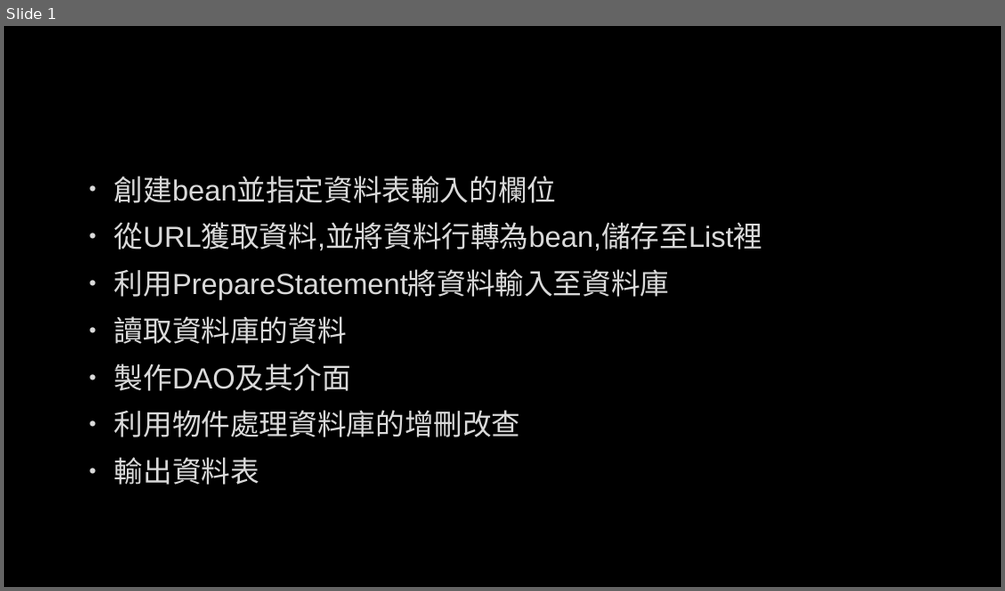
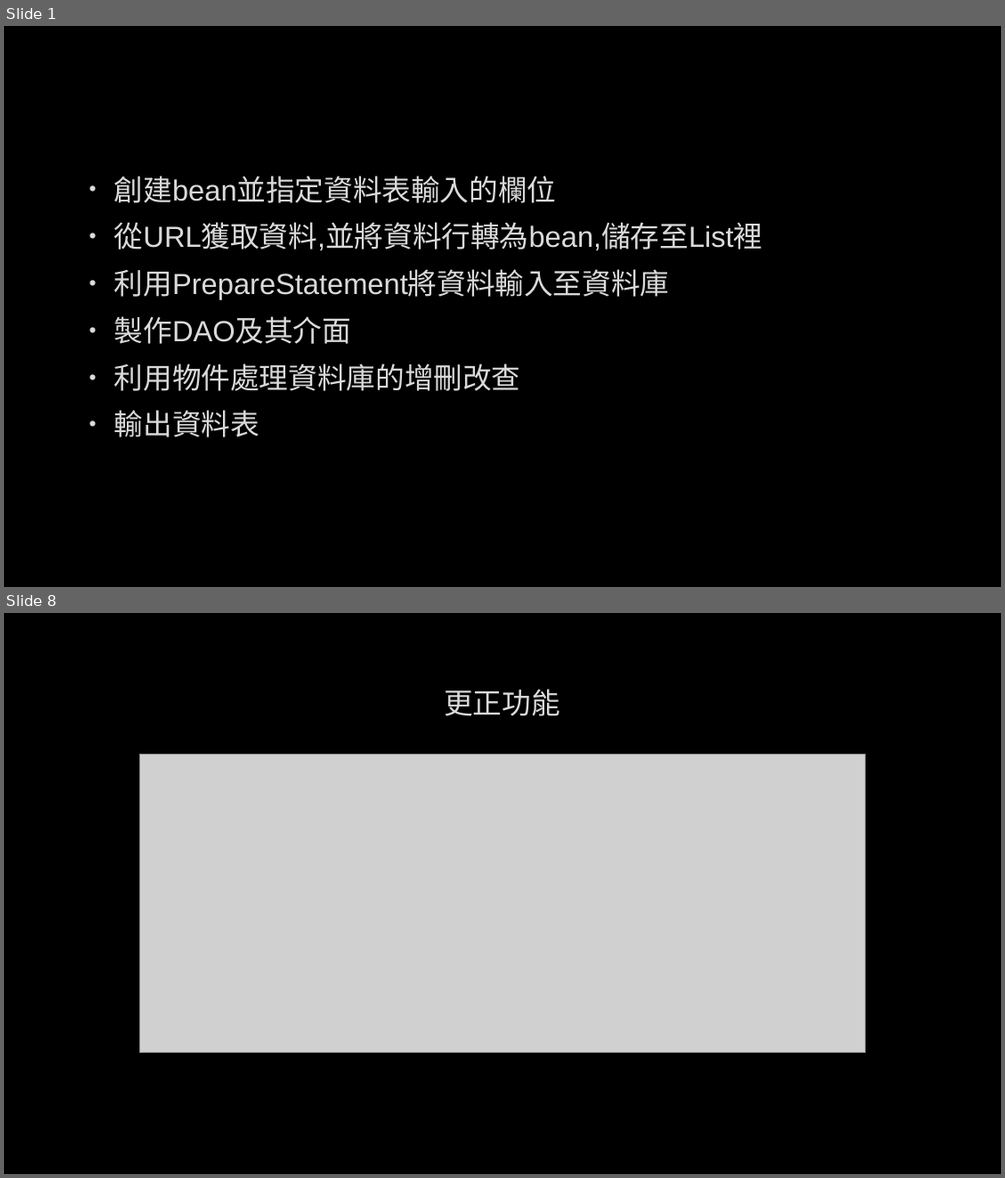
Before and after one commit to kenny132652/midterm, a slide deck: 期中.pptx. Shown one above the other, each under a label of ours: slide 1 before the commit, slides 1 and 8 after it; the slides between them are not shown. The pictures are 1005x591 and 1005x1178 pixels, drawn with LibreOffice and Linux fonts; fonts in the diff are those of the drawing; grey boxes stand for pictures; background and template pictures are left out. Boxes give left, top, right and bottom in pixels: in the first picture for what was removed or moved away, otherwise in the second. Text is boxed around its words. In the diff, an @@ line names an element or a change of style, - is before the commit and + after.

```diff
--- a/期中.pptx
+++ b/期中.pptx
@@ slide 8 added at box(4, 613, 1001, 1174), background picture (left out) @@
@@ title added at box(444, 689, 560, 716), 28 pt, text #DADADA @@
+更正功能
@@ picture added at box(140, 755, 866, 1053) @@
@@ slide 1 changed as well @@
@@ text at box(114, 316, 347, 344): paragraph removed @@
-• 讀取資料庫的資料
```
Also in this commit, not shown: 8 other slides added.
